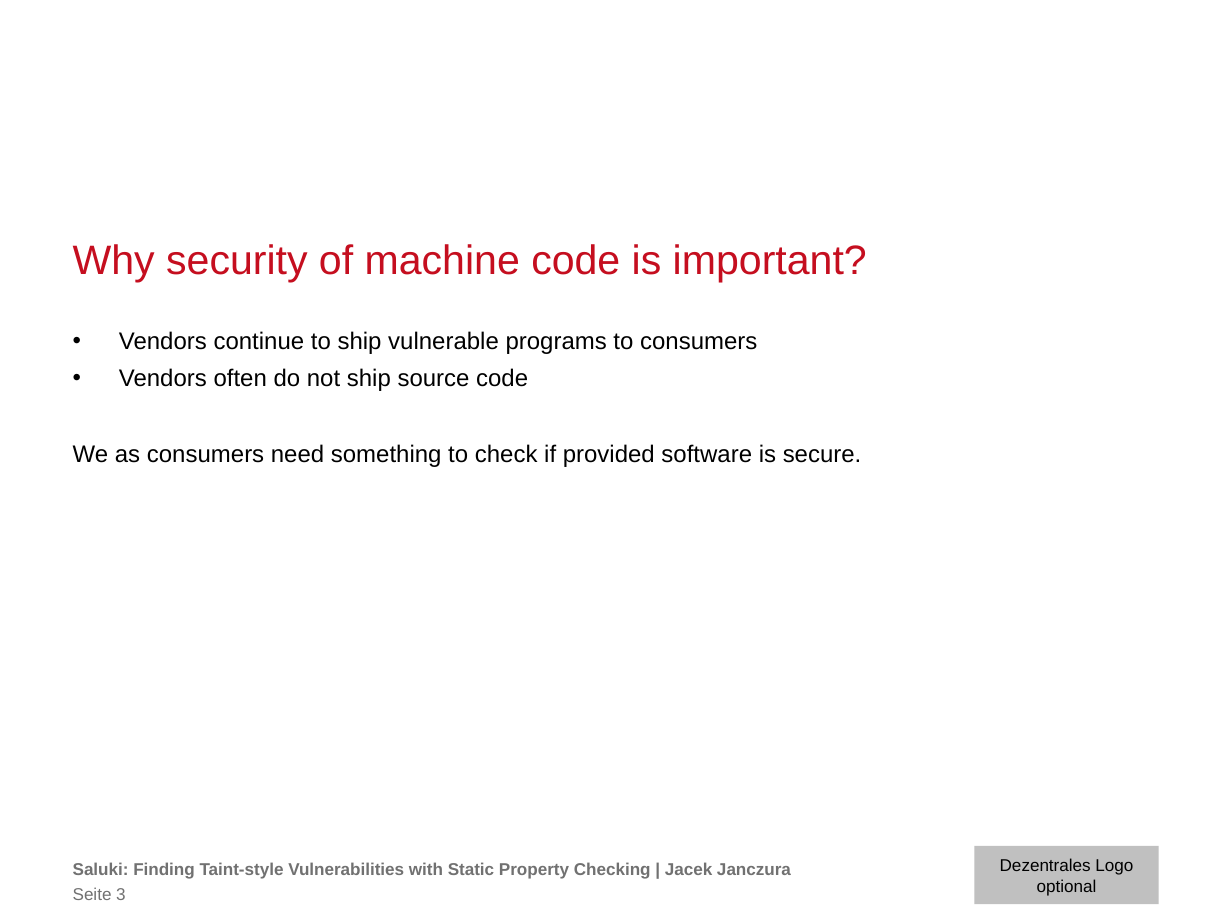
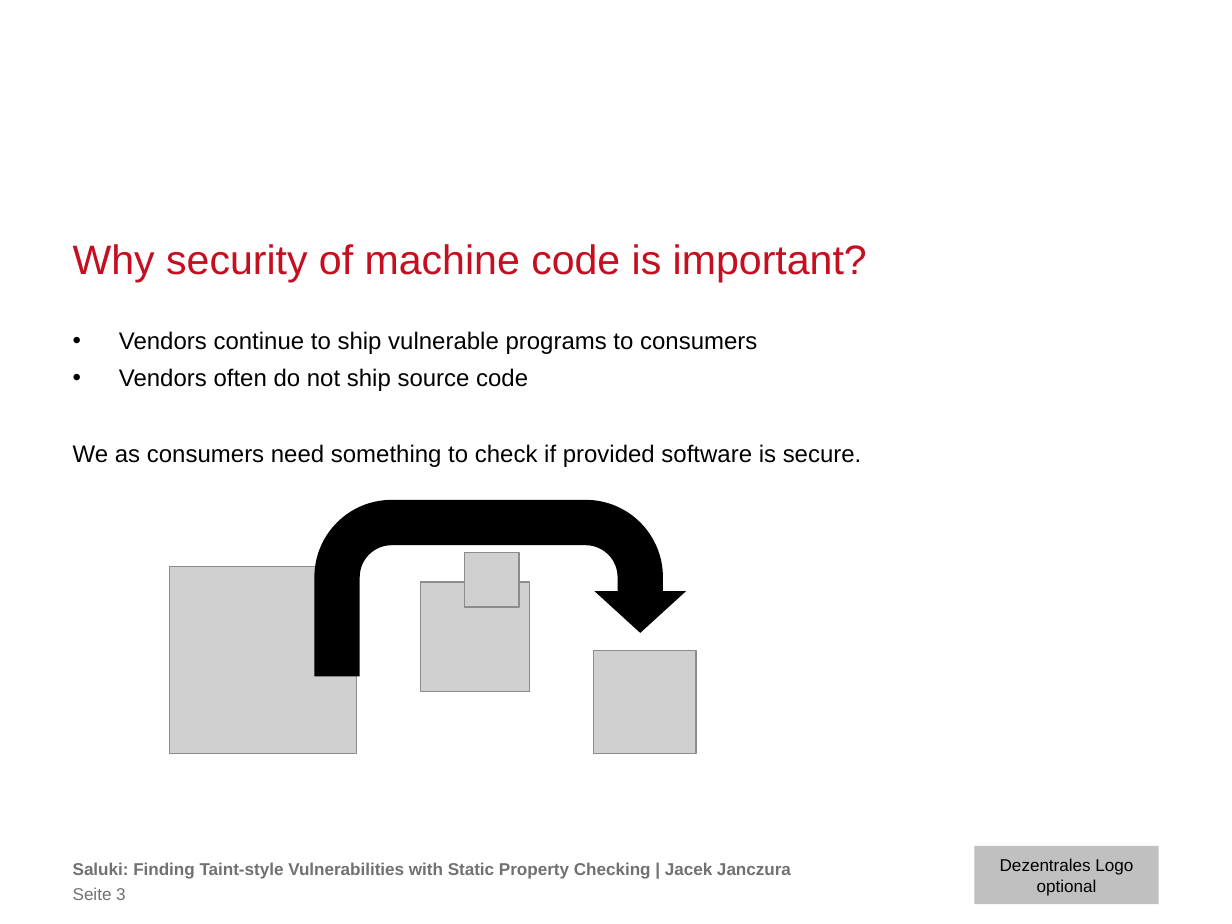
Before and after one commit to jjanczur/Saluki, a slide deck: slide 3 of Saluki.ppt. Drawn at 1232x924 pixels with LibreOffice and Linux fonts; fonts in the diff are those of the drawing; grey boxes stand for pictures; background and template pictures are left out. Boxes give left, top, right and bottom in pixels: in the first picture for what was removed or moved away, otherwise in the second. Text is boxed around its words. In the diff, an @@ line names an element or a change of style, - is before the commit and + after.

```diff
--- a/Saluki.ppt
+++ b/Saluki.ppt
@@ freeform shape added at bbox=[315, 500, 684, 675], fill #000000, outline #000000 0.99 pt @@
@@ picture added at bbox=[170, 567, 357, 754] @@
@@ picture added at bbox=[464, 552, 519, 606] @@
@@ picture added at bbox=[420, 582, 530, 691] @@
@@ picture added at bbox=[594, 650, 696, 753] @@
```
Also in this commit, not shown: 5 other files.
